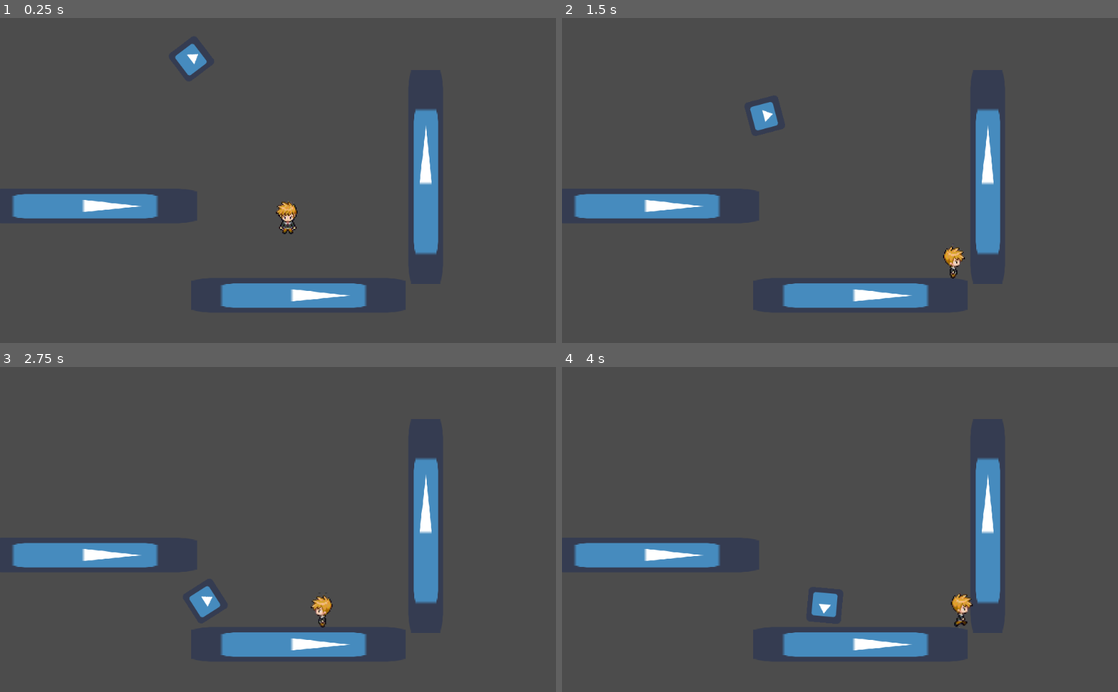
Above: before the commit, frames 1-4 (two rows, left to right).
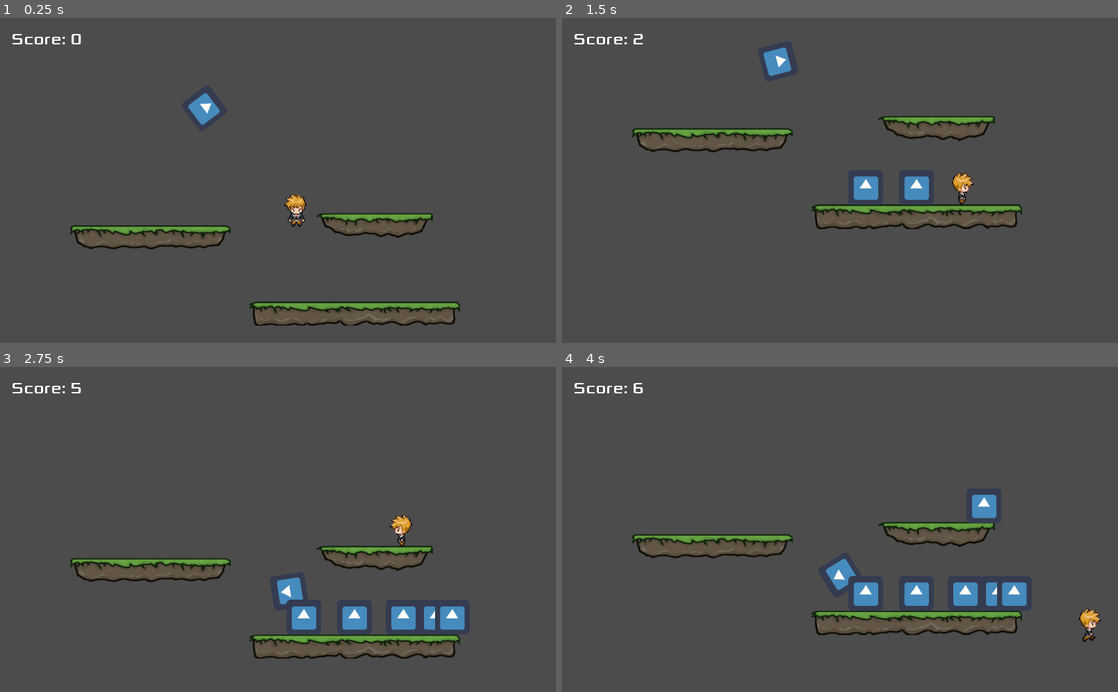
Above: after the commit, the same moments.

Repository: mflash/mygame20232
Game: Godot game, scene res://Game.tscn
Two runs of this game, one before a commit and one after it. Both use one fixed random seed, a clock stepped at 60 frames per second and the inputs below. The engine's default icon, where the game draws it, is replaced by a stand-in: a white triangle on a blue panel in a dark square.
Inputs (mouse positions are in pixels of both pictures, inside the frame that each line leads up to):
- Up to frame 1 (0.25 s): no input
- Up to frame 2 (1.5 s): move the mouse to (962, 164) at 0.52 s; hold Right (right) from 0.53 s (still down); tap Space (jump) at 0.6, 0.77, 1.07 s; move the mouse to (728, 196) at 1.27 s; click (728, 196) at 1.35 s
- Up to frame 3 (2.75 s): tap Space (jump) at 1.52, 1.55, 1.82, 2.1 s; move the mouse to (333, 458) at 2.02 s; release Right (right) at 2.03 s; hold Left (left) from 2.03 s (still down)
- Up to frame 4 (4 s): move the mouse to (812, 594) at 2.77 s; release Left (left) at 2.78 s; hold Right (right) from 2.78 s (still down); click (812, 594) at 2.85 s; tap Space (jump) at 3.02, 3.05, 3.32, 3.6, 3.77 s; move the mouse to (1006, 578) at 3.52 s

The runs differ from the first frame. In frame 1, 10% of the frame differs, in the area x 2-83%, y 4-95%; in frame 2, 11%; in frame 3, 11%; in frame 4, 12%, in the area x 2-97%, y 4-90%.

Commit message:
Câmera, comunicação entre scripts, instaciação

Diff:
--- a/Game.tscn
+++ b/Game.tscn
@@ -1,10 +1,21 @@
-[gd_scene load_steps=6 format=2]
+[gd_scene load_steps=14 format=2]
 
 [ext_resource path="res://Player.tscn" type="PackedScene" id=1]
 [ext_resource path="res://icon.png" type="Texture" id=2]
+[ext_resource path="res://tiles/grass3.png" type="Texture" id=3]
+[ext_resource path="res://tiles/grass1.png" type="Texture" id=4]
+[ext_resource path="res://tiles/grass2.png" type="Texture" id=5]
+[ext_resource path="res://Xolonium-Regular.ttf" type="DynamicFontData" id=6]
+[ext_resource path="res://HUD.gd" type="Script" id=7]
 
-[sub_resource type="RectangleShape2D" id=1]
-extents = Vector2( 30.5, 195 )
+[sub_resource type="RectangleShape2D" id=4]
+extents = Vector2( 146.5, 22 )
+
+[sub_resource type="RectangleShape2D" id=5]
+extents = Vector2( 104, 20 )
+
+[sub_resource type="RectangleShape2D" id=6]
+extents = Vector2( 190, 22 )
 
 [sub_resource type="PhysicsMaterial" id=3]
 bounce = 0.7
@@ -12,54 +23,56 @@
 [sub_resource type="RectangleShape2D" id=2]
 extents = Vector2( 32, 32 )
 
+[sub_resource type="DynamicFont" id=7]
+size = 30
+font_data = ExtResource( 6 )
+
 [node name="Game" type="Node2D"]
 
-[node name="StaticBody2D" type="StaticBody2D" parent="."]
-position = Vector2( 784, 293 )
+[node name="Grass2" type="Sprite" parent="."]
+position = Vector2( 253, 314 )
+texture = ExtResource( 5 )
 __meta__ = {
 "_edit_group_": true
 }
 
-[node name="Icon" type="Sprite" parent="StaticBody2D"]
-scale = Vector2( 1, 6.17188 )
-texture = ExtResource( 2 )
+[node name="StaticBody2D" type="StaticBody2D" parent="Grass2"]
 
-[node name="CollisionShape2D" type="CollisionShape2D" parent="StaticBody2D"]
+[node name="CollisionShape2D" type="CollisionShape2D" parent="Grass2/StaticBody2D"]
 visible = false
-shape = SubResource( 1 )
+position = Vector2( 0.5, 0 )
+shape = SubResource( 4 )
 
-[node name="StaticBody2D2" type="StaticBody2D" parent="."]
-position = Vector2( 550, 512 )
-rotation = 1.5708
+[node name="Grass3" type="Sprite" parent="."]
+position = Vector2( 664, 289 )
+texture = ExtResource( 3 )
 __meta__ = {
 "_edit_group_": true
 }
 
-[node name="Icon" type="Sprite" parent="StaticBody2D2"]
-scale = Vector2( 1, 6.17188 )
-texture = ExtResource( 2 )
+[node name="StaticBody2D" type="StaticBody2D" parent="Grass3"]
 
-[node name="CollisionShape2D" type="CollisionShape2D" parent="StaticBody2D2"]
+[node name="CollisionShape2D" type="CollisionShape2D" parent="Grass3/StaticBody2D"]
 visible = false
-shape = SubResource( 1 )
+position = Vector2( 3, 2 )
+shape = SubResource( 5 )
 
-[node name="StaticBody2D3" type="StaticBody2D" parent="."]
-position = Vector2( 166, 347 )
-rotation = 1.5708
+[node name="Grass1" type="Sprite" parent="."]
+position = Vector2( 629, 455 )
+texture = ExtResource( 4 )
 __meta__ = {
 "_edit_group_": true
 }
 
-[node name="Icon" type="Sprite" parent="StaticBody2D3"]
-scale = Vector2( 1, 6.17188 )
-texture = ExtResource( 2 )
+[node name="StaticBody2D" type="StaticBody2D" parent="Grass1"]
 
-[node name="CollisionShape2D" type="CollisionShape2D" parent="StaticBody2D3"]
+[node name="CollisionShape2D" type="CollisionShape2D" parent="Grass1/StaticBody2D"]
 visible = false
-shape = SubResource( 1 )
+position = Vector2( 3, 0 )
+shape = SubResource( 6 )
 
 [node name="Player" parent="." instance=ExtResource( 1 )]
-position = Vector2( 530, 284 )
+position = Vector2( 522, 179 )
 
 [node name="RigidBody2D" type="RigidBody2D" parent="."]
 position = Vector2( 351, 66 )
@@ -79,3 +92,14 @@
 visible = false
 position = Vector2( -3, -7 )
 shape = SubResource( 2 )
+
+[node name="HUD" type="CanvasLayer" parent="." groups=["HUD"]]
+script = ExtResource( 7 )
+
+[node name="Score" type="Label" parent="HUD"]
+margin_left = 21.0
+margin_top = 20.0
+margin_right = 151.0
+margin_bottom = 57.0
+custom_fonts/font = SubResource( 7 )
+text = "Score: 0"
--- /dev/null
+++ b/HUD.gd
@@ -0,0 +1,10 @@
+extends CanvasLayer
+
+onready var score := 0
+
+func _ready():
+	$Score.text = "Score: 0"
+
+func updateScore():
+	score += 1
+	$Score.text = "Score: " + str(score)
--- /dev/null
+++ b/Items/Box.tscn
@@ -0,0 +1,15 @@
+[gd_scene load_steps=3 format=2]
+
+[ext_resource path="res://icon.png" type="Texture" id=1]
+
+[sub_resource type="RectangleShape2D" id=1]
+extents = Vector2( 32, 32 )
+
+[node name="Box" type="Area2D"]
+
+[node name="SpriteBox" type="Sprite" parent="."]
+texture = ExtResource( 1 )
+
+[node name="CollisionShape2D" type="CollisionShape2D" parent="."]
+visible = false
+shape = SubResource( 1 )
--- a/Player.gd
+++ b/Player.gd
@@ -4,7 +4,7 @@
 export (float) var rotation_speed = 2.5
 export (int) var gravity = 2500
 export (int) var jump_speed = -1000
-
+export (PackedScene) var box : PackedScene
 onready var target := position
 onready var sprite := $Sprite
 
@@ -63,6 +63,11 @@
 
 	if jump and is_on_floor():
 		velocity.y = jump_speed
+		get_tree().call_group("HUD","updateScore")
+		var b := box.instance()
+		b.position = global_position
+		owner.add_child(b)
+
 	if right:
 		velocity.x += speed
 		sprite.play("right")
--- a/Player.tscn
+++ b/Player.tscn
@@ -1,7 +1,8 @@
-[gd_scene load_steps=21 format=2]
+[gd_scene load_steps=22 format=2]
 
 [ext_resource path="res://char.png" type="Texture" id=1]
 [ext_resource path="res://Player.gd" type="Script" id=2]
+[ext_resource path="res://Items/Box.tscn" type="PackedScene" id=3]
 
 [sub_resource type="AtlasTexture" id=2]
 flags = 4
@@ -111,6 +112,7 @@
 
 [node name="Player" type="KinematicBody2D"]
 script = ExtResource( 2 )
+box = ExtResource( 3 )
 
 [node name="Sprite" type="AnimatedSprite" parent="."]
 frames = SubResource( 6 )
@@ -120,3 +122,15 @@
 visible = false
 position = Vector2( -1.5, 0 )
 shape = SubResource( 1 )
+
+[node name="Camera2D" type="Camera2D" parent="."]
+current = true
+limit_left = -1000
+limit_right = 1000
+smoothing_enabled = true
+drag_margin_left = 0.6
+drag_margin_top = 0.6
+drag_margin_right = 0.6
+drag_margin_bottom = 0.6
+editor_draw_limits = true
+editor_draw_drag_margin = true
--- a/project.godot
+++ b/project.godot
@@ -13,6 +13,11 @@
 config/name="MyGame20232"
 run/main_scene="res://Game.tscn"
 config/icon="res://icon.png"
+
+[display]
+
+window/stretch/mode="2d"
+window/stretch/aspect="keep"
 
 [global]
 
Binary file added: tiles/grass1.png
Binary file added: tiles/grass2.png
Binary file added: tiles/grass3.png
Binary file added: tiles/grass4.png
Binary file added: tiles/grass5.png
